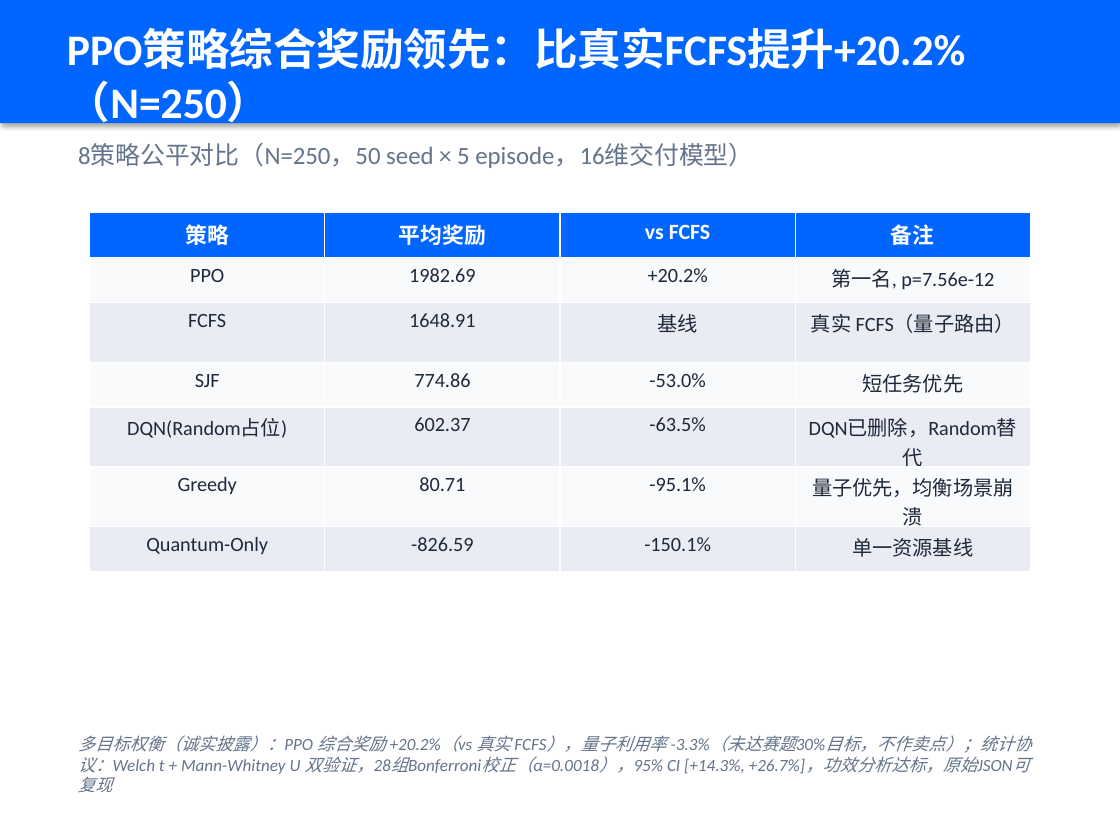
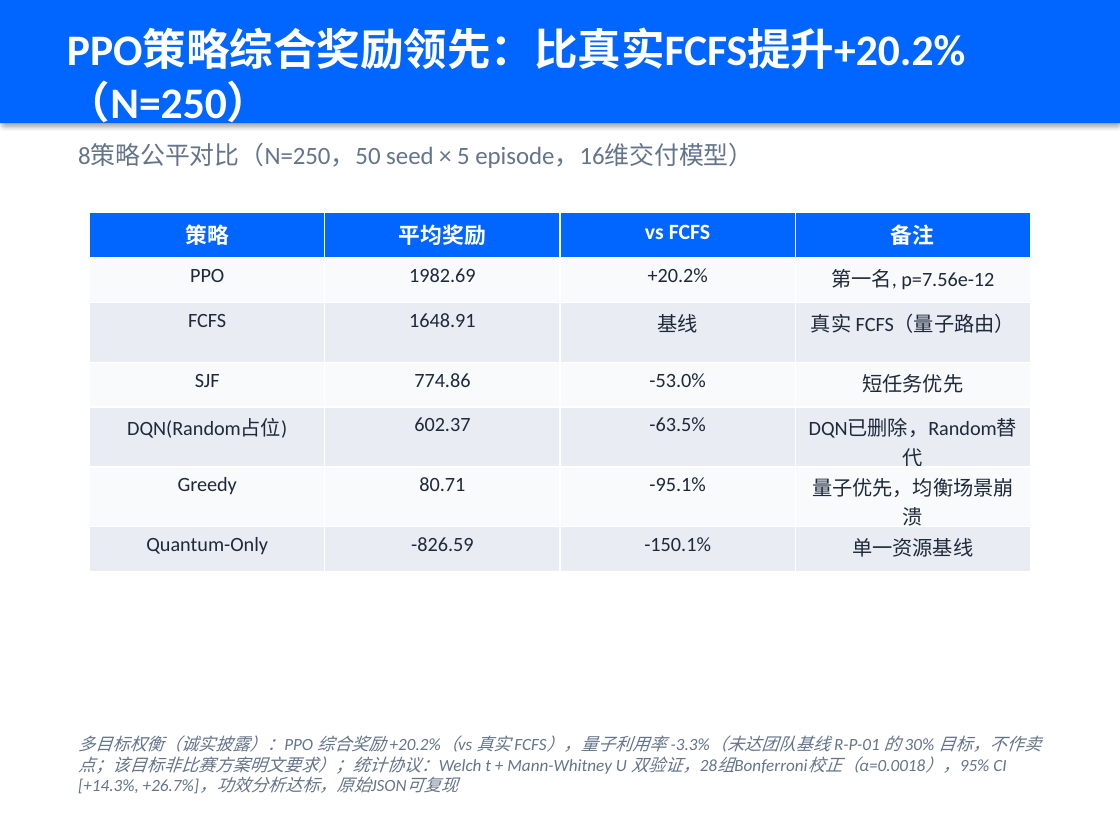
Before and after one commit to xiabai2008/quantum-rl-scheduler, a slide deck: slide 5 of deliverable_models/答辩PPT.pptx. Drawn at 1120x840 pixels with LibreOffice and Linux fonts; fonts in the diff are those of the drawing. Boxes give left, top, right and bottom in pixels: in the first picture for what was removed or moved away, otherwise in the second. Text is boxed around its words. In the diff, an @@ line names an element or a change of style, - is before the commit and + after.

Commit message:
fix: round1调度评审修复 - 基线口径统一/赛题30%归因/QEM诚实化/CLI默认PPO/价值夸大清除
评审A(叙事)/B(复现)/C(价值)三实例并行发现, 本轮修复:
- P0-1: SOTA §8.6双基线表述更新(FCFSStrategy 8.5已修复为量子路由, +20.2%非弱基线)
- P0-2: '赛题≥30%目标'错误归因全仓修正为'团队需求基线R-P-01'(白皮书2处+叙事+PPT)
- P0-3: 白皮书 Dynamic QEM '三大前沿突破'→'动作位预留待真机验证'(摘要+§3.4)
- P0-4: PPT P3闭环终点'更优调度决策'→'对真实噪声有感知可校准'
- P0-5: cli.py simulate --ppo-model-path 默认改交付模型(README声称一致, 实测PPO加载)
- P1-6: 价值文档3处旧口径夸大(2.2倍/55%/翻倍/123%)修正为+20.2%对应值
- P1-7: ROI省时口径统一(月省24h VQE重度上限 vs 6h保守, 已注明)
- P1-8: 白皮书PDF版本头v1.0/7-27→v9.1/8-9重新生成
- P1-9: 总结报告版本torch 2.7.1/sb3 2.8.0→2.8.0/2.9.0
- P1-10/11/12: PPT P9退火页→'探索与诚实边界'页, P11'真机可用性验证', P12删+91.4%
- P2: README PPT/清单/视频状态更新

```diff
--- a/deliverable_models/答辩PPT.pptx
+++ b/deliverable_models/答辩PPT.pptx
@@ text at box(78, 735, 1041, 794): text changed @@
-多目标权衡（诚实披露）：PPO 综合奖励 +20.2%（vs 真实 FCFS），量子利用率 -3.3%（未达赛题30%目标，不作卖点）；统计协议：Welch t + Mann-Whitney U 双验证，28组Bonferroni校正（α=0.0018），95% CI [+14.3%, +26.7%]，功效分析达标，原始JSON可复现
+多目标权衡（诚实披露）：PPO 综合奖励 +20.2%（vs 真实 FCFS），量子利用率 -3.3%（未达团队基线 R-P-01 的 30% 目标，不作卖点；该目标非比赛方案明文要求）；统计协议：Welch t + Mann-Whitney U 双验证，28组Bonferroni校正（α=0.0018），95% CI [+14.3%, +26.7%]，功效分析达标，原始JSON可复现
```
Also in this commit, not shown: 4 other slides changed, 13 other files.
